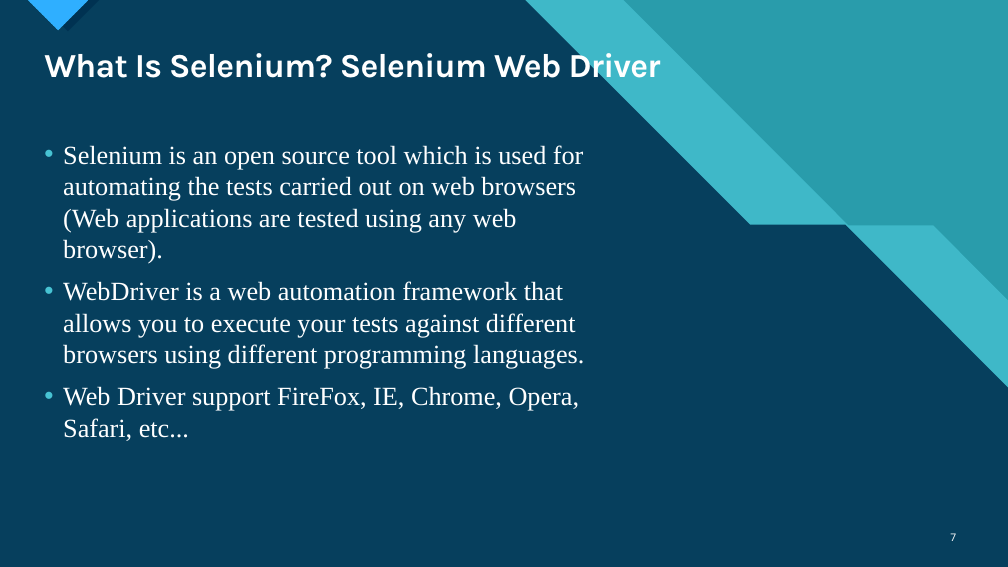
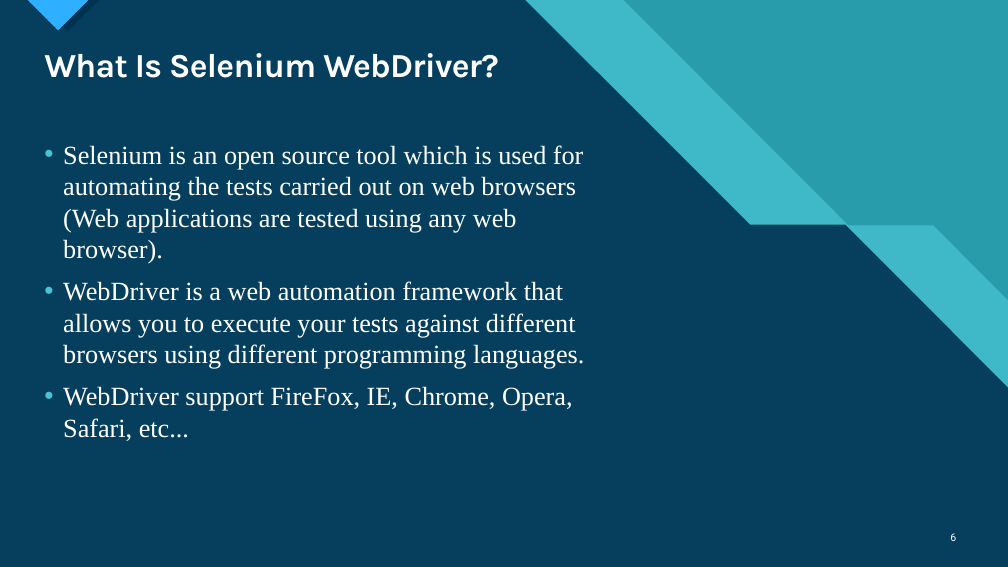
Before and after one commit to ngohungphuc/Presentation, a slide deck: slide 6 of Selenium/Specflow/Web Automation Test with Specflow.pptx (slide 7 before the commit). Drawn at 1008x567 pixels with LibreOffice and Linux fonts; fonts in the diff are those of the drawing. Boxes give left, top, right and bottom in pixels: in the first picture for what was removed or moved away, otherwise in the second. Text is boxed around its words. In the diff, an @@ line names an element or a change of style, - is before the commit and + after.

```diff
--- a/Selenium/Specflow/Web Automation Test with Specflow.pptx
+++ b/Selenium/Specflow/Web Automation Test with Specflow.pptx
@@ title at <box>44,53,498,78</box>: text changed @@
-What Is Selenium? Selenium Web Driver
+What Is Selenium WebDriver?
@@ text at <box>63,386,573,441</box>: spaces changed @@
-• Web Driver support FireFox, IE, Chrome, Opera, Safari, etc...
+• WebDriver support FireFox, IE, Chrome, Opera, Safari, etc...
@@ page number at <box>950,533,956,541</box>: text changed @@
-7
+6
```
Also in this commit, not shown: 12 other slides changed, 2 slides added, 3 slides removed.
